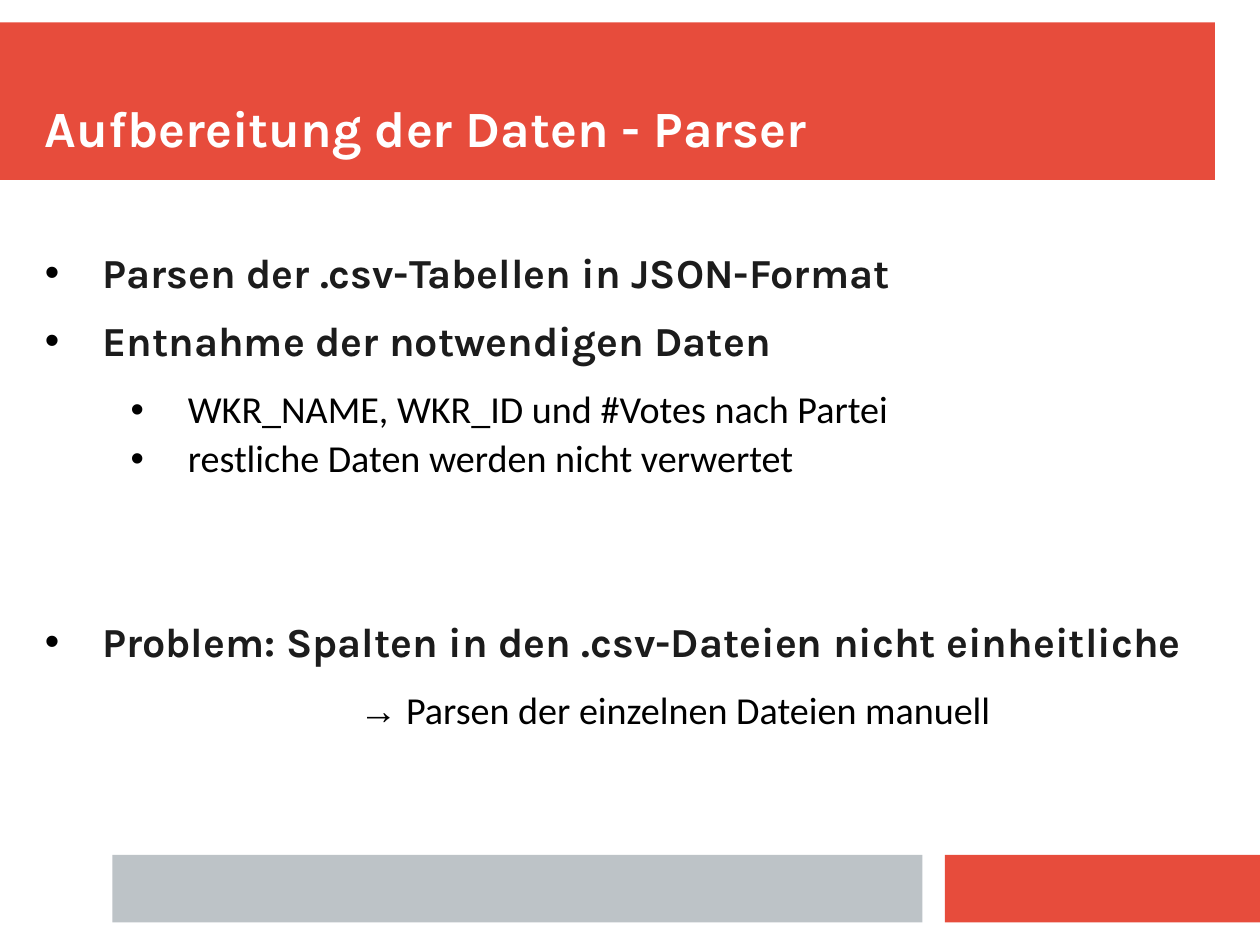
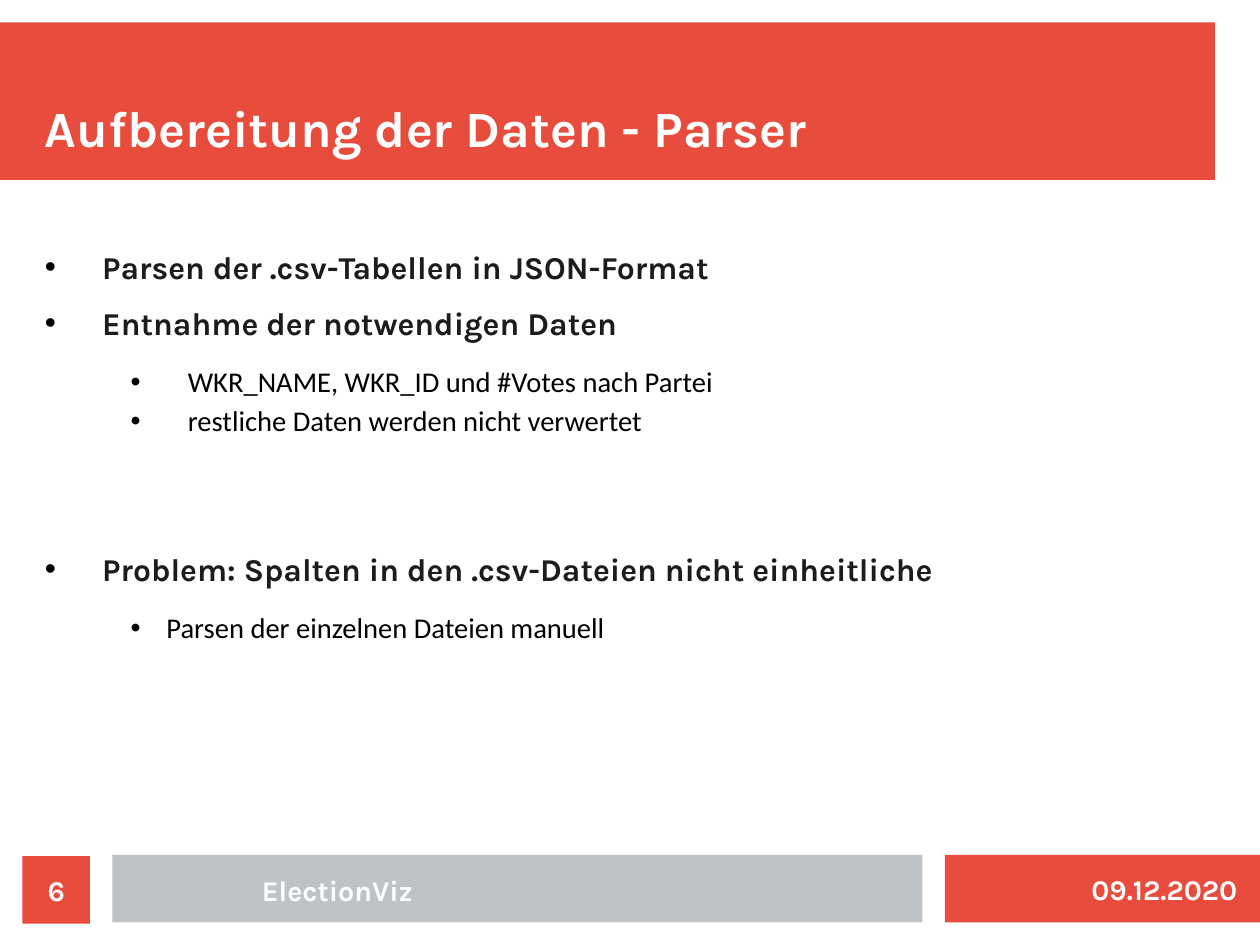
Before and after one commit to fziegner/election-visualization, a slide deck: slide 6 of slides_wcm_abschlusspraesentation.odp. Drawn at 1260x945 pixels with LibreOffice and Linux fonts; fonts in the diff are those of the drawing. Boxes give left, top, right and bottom in pixels: in the first picture for what was removed or moved away, otherwise in the second. Text is boxed around its words. In the diff, an @@ line names an element or a change of style, - is before the commit and + after.

Commit message:
Updated slides

```diff
--- a/slides_wcm_abschlusspraesentation.odp
+++ b/slides_wcm_abschlusspraesentation.odp
@@ text at box(102, 256, 932, 589): size 26 to 20 pt in "Parsen der .csv-Tabellen in JSON-Format", "Entnahme der notwendigen Daten", "Problem: Spalten in den .csv-Dateien nicht einheitliche"; size 24 to 18 pt in "WKR_NAME, WKR_ID und #Votes nach Partei", "restliche Daten werden nicht verwertet" @@
@@ text at box(166, 618, 604, 639): text changed; size 24 to 18 pt @@
-  → Parsen der einzelnen Dateien manuell
+  • Parsen der einzelnen Dateien manuell
@@ page number added at box(23, 856, 90, 924), fill #E74C3C, 18 pt, text #FFFFFF, bold @@
+6
@@ text added at box(262, 881, 413, 901), 18 pt, text #FFFFFF, bold @@
+ElectionViz
@@ text added at box(1091, 881, 1237, 901), 18 pt, text #FFFFFF, bold @@
+09.12.2020
```
Also in this commit, not shown: 8 other slides changed.
